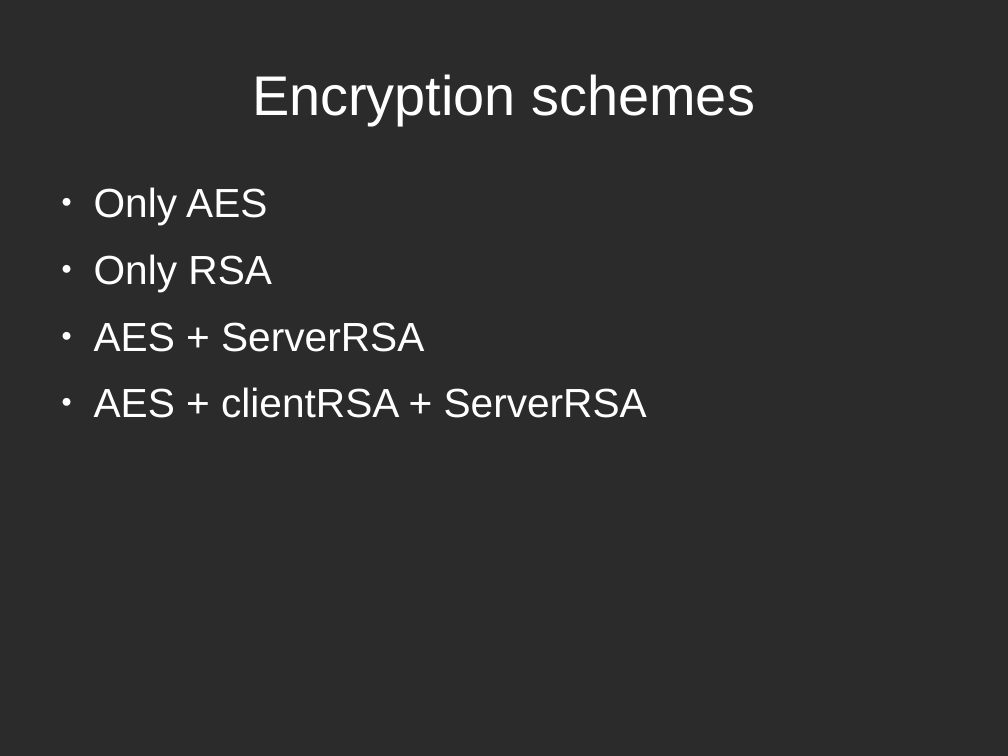
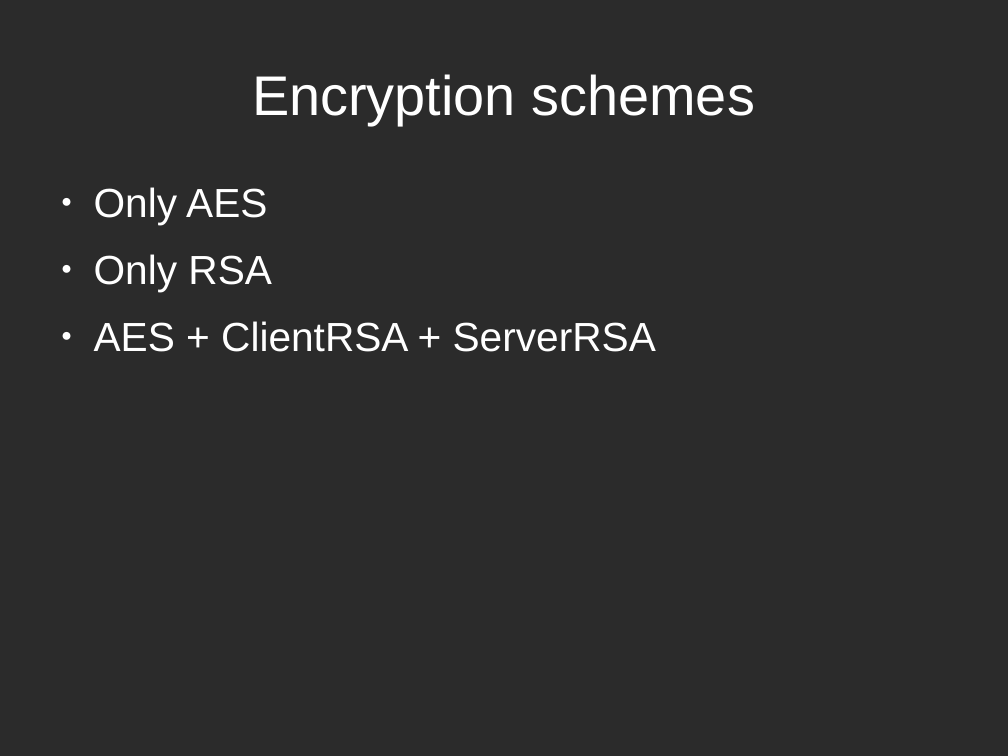
Before and after one commit to tarcisio-marinho/GonnaCry, a slide deck: slide 3 of Python/talk/na_beira_do_rio.odp. Drawn at 1008x756 pixels with LibreOffice and Linux fonts; fonts in the diff are those of the drawing; background and template pictures are left out; a plain dark background stands for a picture behind light text. Boxes give left, top, right and bottom in pixels: in the first picture for what was removed or moved away, otherwise in the second. Text is boxed around its words. In the diff, an @@ line names an element or a change of style, - is before the commit and + after.

```diff
--- a/Python/talk/na_beira_do_rio.odp
+++ b/Python/talk/na_beira_do_rio.odp
@@ text at bbox=[94, 321, 656, 352]: text changed @@
-● AES + ServerRSA
-● AES + clientRSA + ServerRSA
+● AES + ClientRSA + ServerRSA
```
Also in this commit, not shown: 2 other slides changed, 2 slides added, 1 slide removed, 1 other file.
